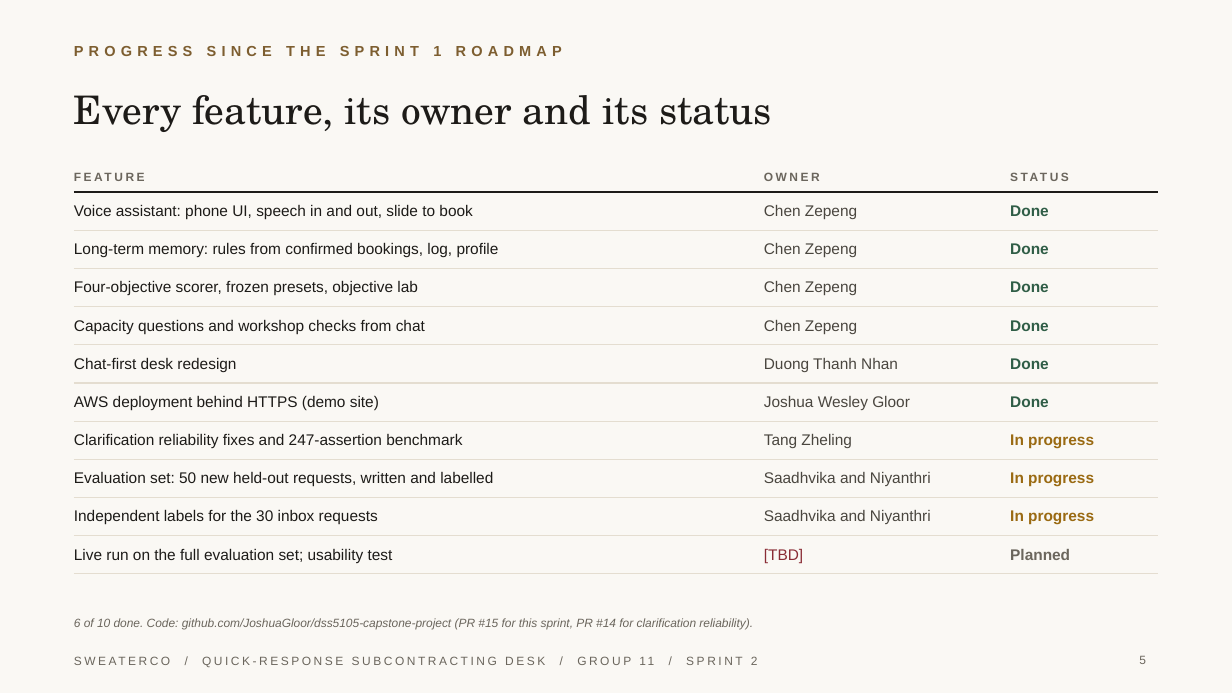
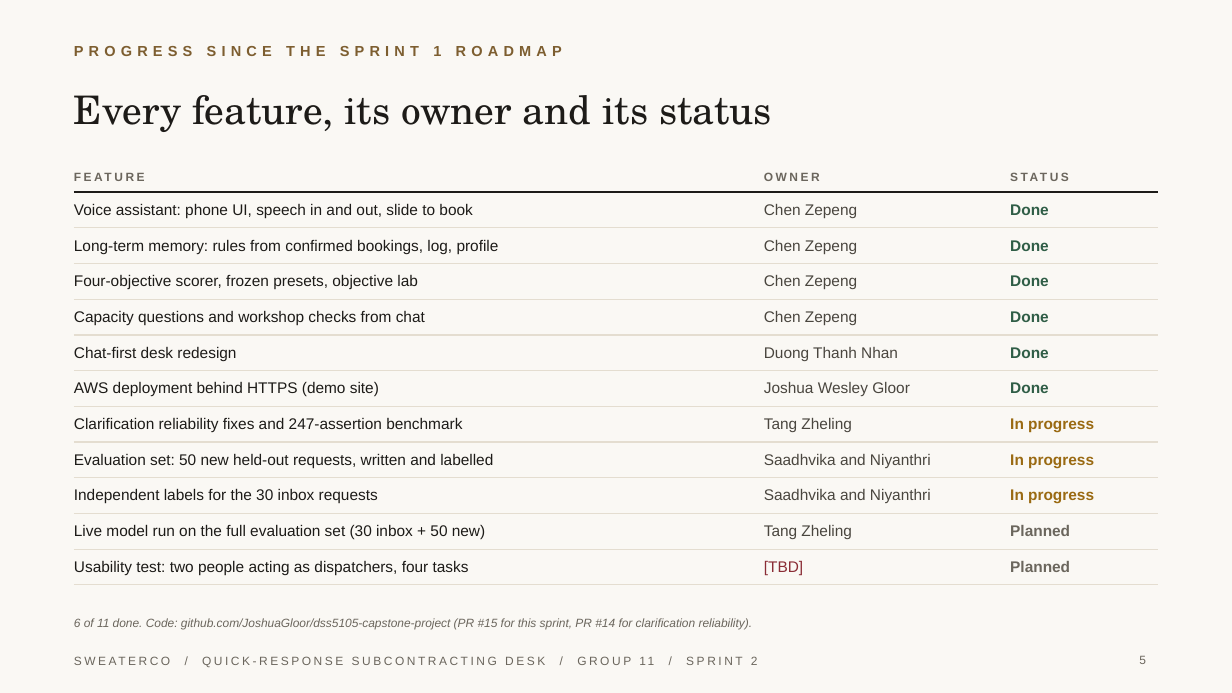
Before and after one commit to JoshuaGloor/dss5105-capstone-project, a slide deck: slide 5 of docs/slides/Presentation_Group11_Sprint2.pptx. Drawn at 1232x693 pixels with LibreOffice and Linux fonts; fonts in the diff are those of the drawing. Boxes give left, top, right and bottom in pixels: in the first picture for what was removed or moved away, otherwise in the second. Text is boxed around its words. In the diff, an @@ line names an element or a change of style, - is before the commit and + after.

Commit message:
Give Lynn the live model run; add Ruby's absence reason

```diff
--- a/docs/slides/Presentation_Group11_Sprint2.pptx
+++ b/docs/slides/Presentation_Group11_Sprint2.pptx
@@ table at [74, 163, 1158, 579] @@
-row 11: Live run on the full evaluation set; usability test | [TBD] | Planned
+row 11: Live model run on the full evaluation set (30 inbox + 50 new) | Tang Zheling | Planned
+row 12: Usability test: two people acting as dispatchers, four tasks | [TBD] | Planned
@@ text at [74, 618, 753, 630]: text changed @@
-6 of 10 done. Code: github.com/JoshuaGloor/dss5105-capstone-project (PR #15 for this sprint, PR #14 for clarification reliability).
+6 of 11 done. Code: github.com/JoshuaGloor/dss5105-capstone-project (PR #15 for this sprint, PR #14 for clarification reliability).
```
Also in this commit, not shown: 1 other slide changed, 3 other files.
